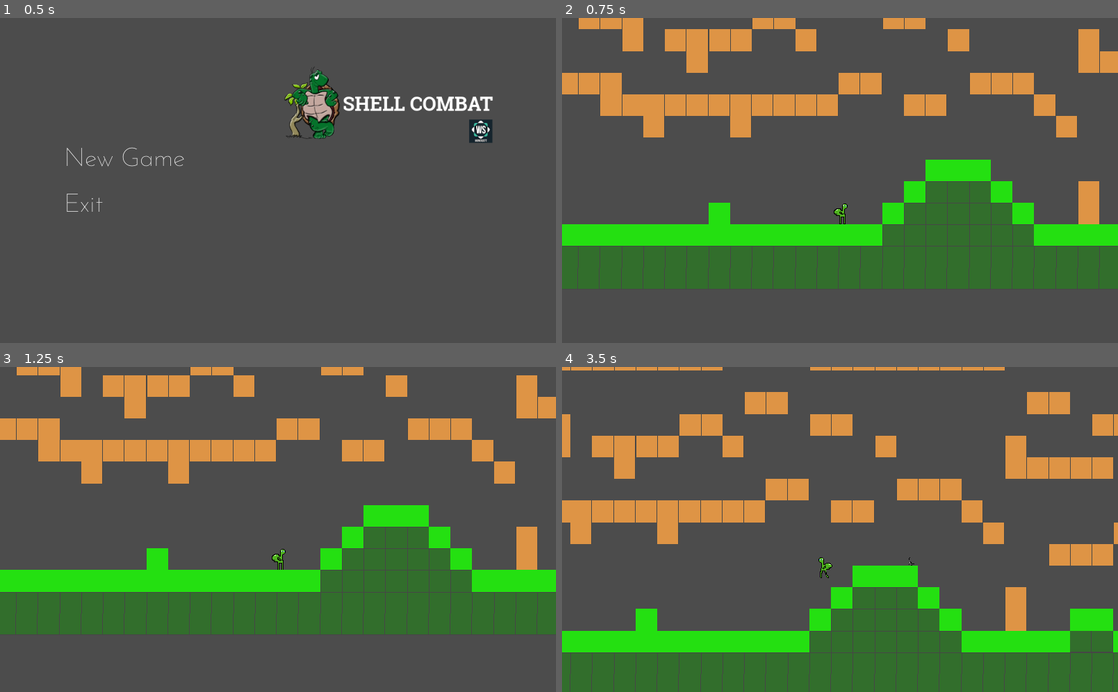
Above: before the commit, frames 1-4 (two rows, left to right).
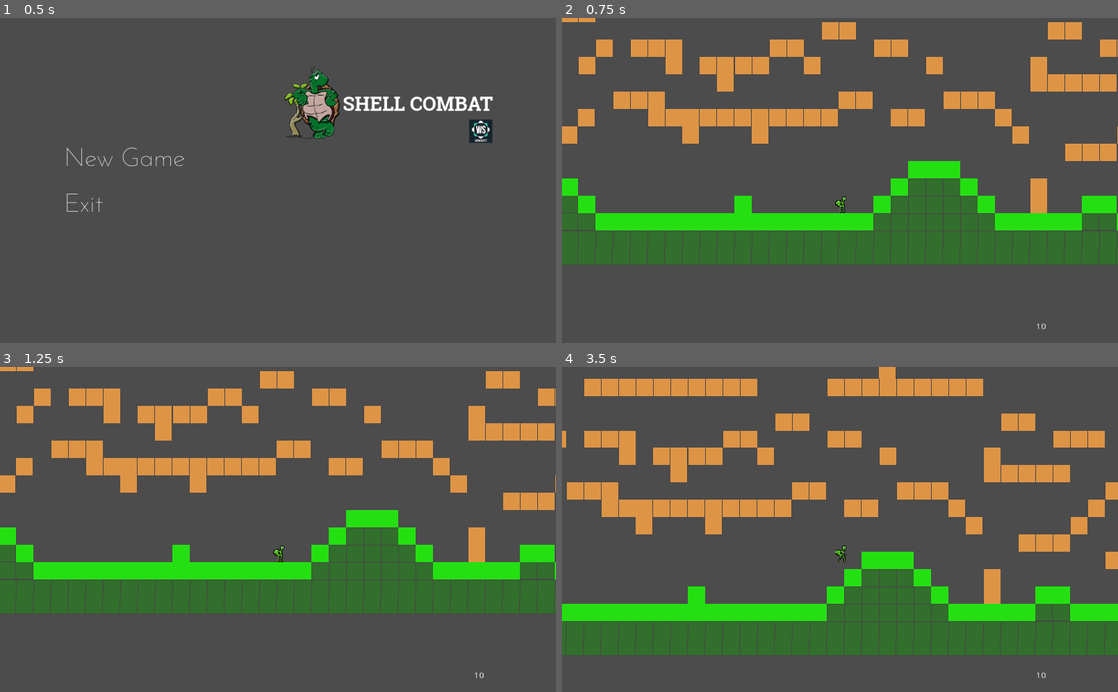
Above: after the commit, the same moments.

Repository: llister15/SCDM
Game: Godot game, scene res://Scenes/Menu/Main Menu.tscn
The game is run twice, just before and just after one commit, with the same random seed, the same clock (stepped at 60 frames per second) and the same inputs.
Inputs (mouse positions are in pixels of both pictures, inside the frame that each line leads up to):
- Up to frame 1 (0.5 s): no input
- Up to frame 2 (0.75 s): click "New Game" at 0.5 s
- Up to frame 3 (1.25 s): no input
- Up to frame 4 (3.5 s): tap Enter at 1.25 s; move the mouse to (962, 513) at 1.27 s; hold Right (ui_right) 1.28-2.78 s; tap E (Interact, bound only after the commit) at 1.35, 2.3, 3.05 s; tap Space (jump) at 1.52, 2.27 s; move the mouse to (728, 545) at 2.02 s; click (728, 545) at 2.1 s; move the mouse to (895, 458) at 2.77 s; hold Left (ui_left) from 2.78 s (still down); right-click (895, 458) at 2.85 s

Frame 1 is identical in both runs. In frame 2, 34% of the frame differs, in the area x 0-100%, y 0-96%; in frame 3, 32%; in frame 4, 41%, in the area x 0-100%, y 0-100%.

Commit message:
Gun Changes

Diff:
--- a/Scenes/Assets/Glock19.tscn
+++ b/Scenes/Assets/Glock19.tscn
@@ -20,4 +20,4 @@
 texture = ExtResource( 1 )
 
 [node name="Muzzle Position" type="Node2D" parent="."]
-position = Vector2( 8, -1.54426 )
+position = Vector2( 9.60031, -1.54426 )
--- a/Scenes/Assets/player.tscn
+++ b/Scenes/Assets/player.tscn
@@ -110,7 +110,7 @@
 frame = 1
 
 [node name="Weapon equiper" type="Node2D" parent="Sprite"]
-position = Vector2( 4.516, 0.322 )
+position = Vector2( 4.86565, 2.76954 )
 
 [node name="AnimationPlayer" type="AnimationPlayer" parent="."]
 anims/Idle = SubResource( 1 )
@@ -130,12 +130,19 @@
 [node name="Camera2D" type="Camera2D" parent="."]
 scale = Vector2( 1.36, 1 )
 current = true
-zoom = Vector2( 0.8, 0.8 )
-smoothing_enabled = true
 smoothing_speed = 9.0
 offset_v = -1.0
 
+[node name="Label" type="Label" parent="Camera2D"]
+margin_left = 200.0
+margin_top = 200.0
+margin_right = 280.0
+margin_bottom = 220.0
+align = 2
+valign = 1
+__meta__ = {
+"_edit_use_anchors_": false
+}
+
 [node name="JumpSound" type="AudioStreamPlayer2D" parent="."]
 stream = ExtResource( 3 )
-
-[node name="Bullet_holder" type="Node2D" parent="."]
--- a/Scenes/Levels/Test Movement World.tscn
+++ b/Scenes/Levels/Test Movement World.tscn
@@ -223,10 +223,6 @@
 
 [node name="Test Movement World" type="Node"]
 
-[node name="Background" type="Sprite" parent="."]
-position = Vector2( 48.7479, -62.0965 )
-scale = Vector2( 3, 3 )
-
 [node name="Player" parent="." instance=ExtResource( 2 )]
 position = Vector2( 2, 0 )
 
@@ -237,3 +233,7 @@
 collision_mask = 0
 format = 1
 tile_data = PoolIntArray( -1310743, 1610612740, 0, -1376235, 1610612740, 0, -1245207, 1610612740, 0, -1310699, 16106127 …(7366 unchanged characters)…
+
+[node name="Background" type="Sprite" parent="."]
+position = Vector2( 48.7479, -62.0965 )
+scale = Vector2( 3, 3 )
--- a/Scripts/Glock19.gd
+++ b/Scripts/Glock19.gd
@@ -2,12 +2,12 @@
 
 #Max values
 var RELOAD_TIME_MAX: float = 0.5
-var MAG_SIZE_MAX: int = 20
+var MAG_SIZE_MAX: int = 10
 var FIRE_RATE_MAX: float = 0.2
 #varible values
-var reload_time: float = 0.0
-var mag_size: int = 20
-var fire_rate: float = 0.2
+var reload_time: float = RELOAD_TIME_MAX
+var mag_size: int = MAG_SIZE_MAX
+var fire_rate: float = FIRE_RATE_MAX
 var bulletSpeed: float = 10.0
 
 var mouseTarget: Vector2 = Vector2.ZERO
@@ -22,7 +22,6 @@
 		fire_rate = 0
 
 func Shoot():
-	print(mag_size)
 	var shoot_gun = Input.is_action_pressed("fire1")
 	var reload = Input.is_action_just_pressed("Reload")
 	var bullet_instance = bullet_scene.instance()
@@ -39,3 +38,6 @@
 			bullet_instance.position = $"Muzzle Position".global_position
 			bullet_instance.rotation = $"Muzzle Position".global_rotation
 			bullet_instance.apply_impulse(Vector2(),Vector2(mouseTarget.x * bulletSpeed, mouseTarget.y * bulletSpeed))
+
+	if reload:
+		mag_size = MAG_SIZE_MAX
--- a/Scripts/player.gd
+++ b/Scripts/player.gd
@@ -6,7 +6,7 @@
 export var gravity: float = 40.0
 export var move_speed: int = 50
 export var max_speed: int = 200
-var direction_right: bool = true
+var mouseTarget: Vector2 = Vector2.ZERO
 export var jump_force: int = 600
 var is_jumping: bool = false
 # Character Stats
@@ -17,6 +17,7 @@
 var state_machine
 #loading weapons
 var g19_scene = preload("res://Scenes/Assets/Glock19.tscn")
+var g19_Gun = g19_scene.instance()
 
 ##Max values
 #var RELOAD_TIME_MAX: float = 0.5
@@ -39,32 +40,28 @@
 	movement()
 	Gravity()
 	spawn_Weapon()
-	#Shoot()
 	velo = move_and_slide(velo, Vector2.UP)
 
 # Getting input from user to add and subtract velocity values
 func movement():
 	var _curAnim = state_machine.get_current_node()
+	mouseTarget = get_global_mouse_position() - get_global_position()
 	# Creating varibles for user Input
 	var left = Input.is_action_pressed("ui_left")
 	var right = Input.is_action_pressed("ui_right")
 	var jump = Input.is_action_pressed("jump")
 	# if statements to Apply Input into movement
 	if left and !right:
-		direction_right = false
 		# Applying the user input into movement
 		if velo.x < -max_speed:
 			velo.x = -max_speed
 		else:
 			velo.x -= move_speed
-		$Sprite.scale.x = -1
 	if right and !left:
-		direction_right = true
 		if velo.x > max_speed:
 			velo.x = max_speed
 		else:
 			velo.x += move_speed
-		$Sprite.scale.x = 1
 	elif !left and !right:
 		velo.x = 0
 	if velo.x == 0:
@@ -80,14 +77,31 @@
 	# Setting bool is_jumping back to false
 	if !jump and is_on_floor():
 		is_jumping = false
-
+	#aiming
+	print(atan2(mouseTarget.y, mouseTarget.x))
+	if mouseTarget.x < 0:
+		$Sprite.scale.x = -1
+	else:
+		$Sprite.scale.x = 1
 func Gravity():
 	velo.y += gravity
 
 func spawn_Weapon():
 	var spawn_gun = Input.is_action_just_pressed("fire2")
-	var g19_Gun = g19_scene.instance()
+	mouseTarget = get_global_mouse_position() - get_global_position()
 	if spawn_gun:
-		get_parent().add_child(g19_Gun)
+		get_tree().get_root().add_child(g19_Gun)
 	g19_Gun.position = $"Sprite/Weapon equiper".global_position
-	g19_Gun.rotation_degrees = get_global_mouse_position().x
+	g19_Gun.rotation = atan2(mouseTarget.y, mouseTarget.x)
+#	if mouseTarget.x < 0:
+#		g19_Gun.get_node().get_child("Sprite").scale.x = -1
+#	else:
+#		g19_Gun.get_node().get_child("Sprite").scale.x = 1
+
+	get_node("Camera2D/Label").text = str(g19_Gun.mag_size)
+
+
+func equip_Weapon():
+	var equip = Input.is_action_just_pressed("Interact")
+	if collision_mask == 1:
+		get_node_or_null("g19_Gun").position = $"Sprite/Weapon equiper".global_position
--- a/project.godot
+++ b/project.godot
@@ -80,6 +80,11 @@
 "events": [ Object(InputEventKey,"resource_local_to_scene":false,"resource_name":"","device":0,"alt":false,"shift":false,"control":false,"meta":false,"command":false,"pressed":false,"scancode":82,"unicode":0,"echo":false,"script":null)
  ]
 }
+Interact={
+"deadzone": 0.5,
+"events": [ Object(InputEventKey,"resource_local_to_scene":false,"resource_name":"","device":0,"alt":false,"shift":false,"control":false,"meta":false,"command":false,"pressed":false,"scancode":69,"unicode":0,"echo":false,"script":null)
+ ]
+}
 
 [layer_names]
 
